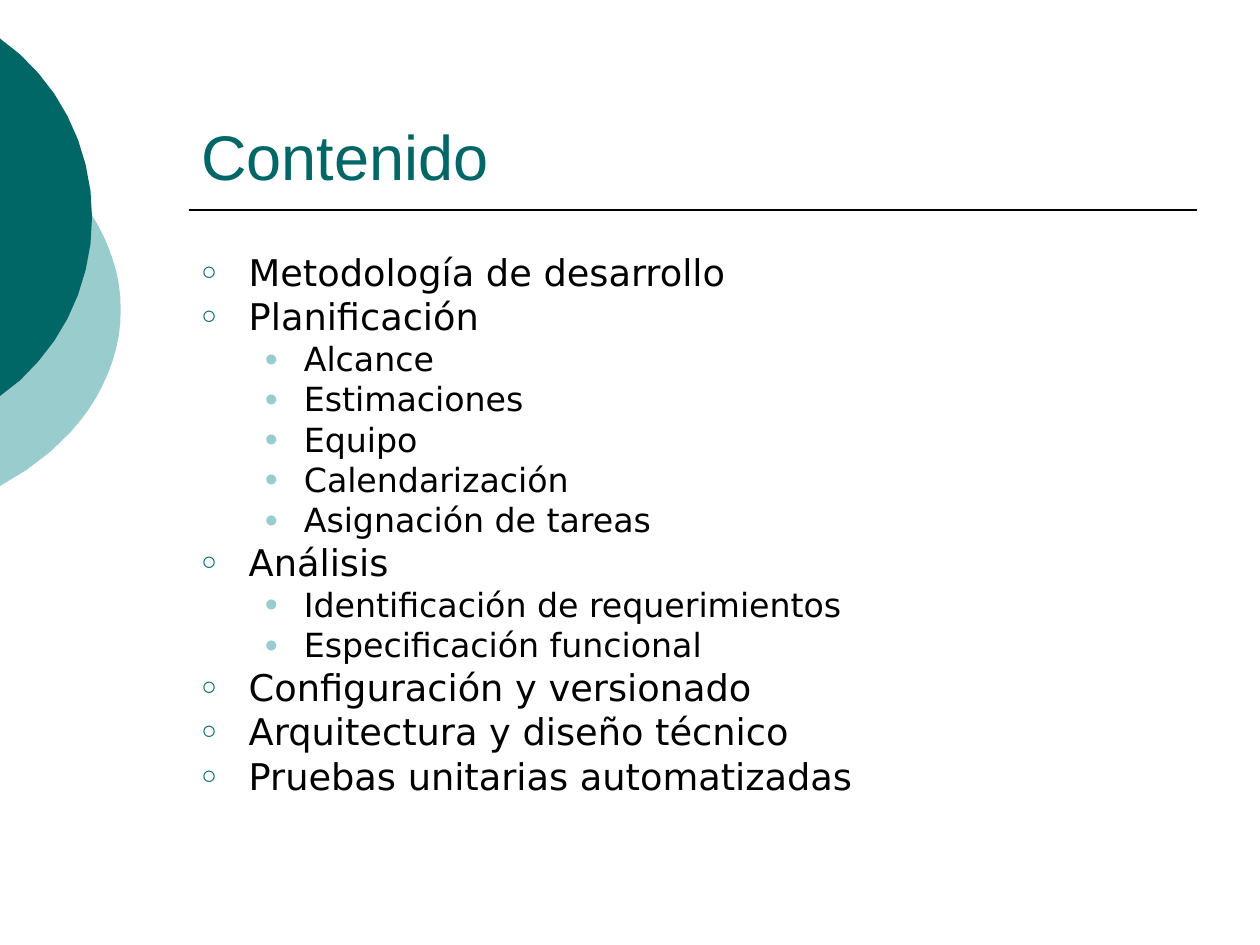
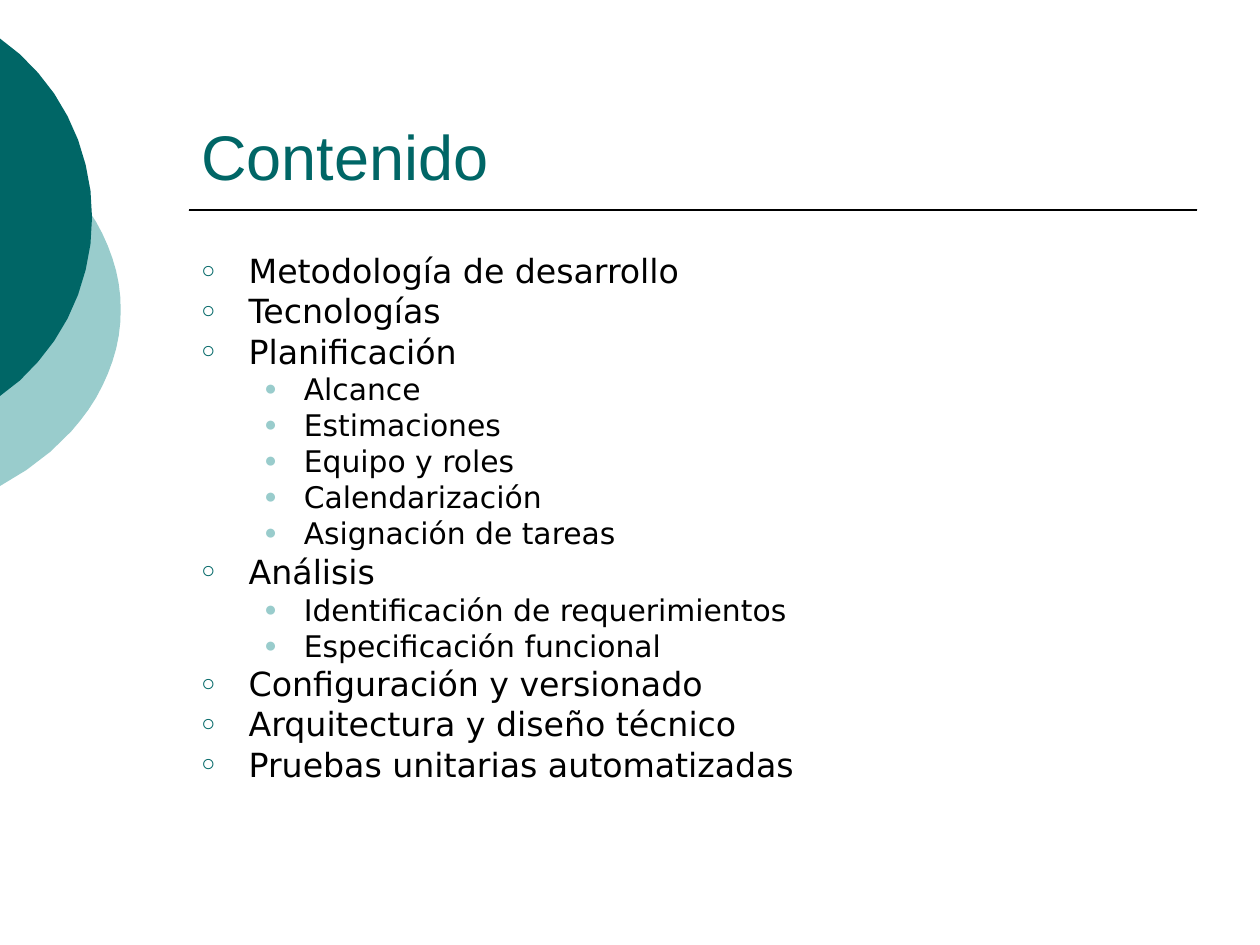
Before and after one commit to ingevy/taller-desarrollo-proyectos-ii-2do-2010, a slide deck: slide 2 of doc/presentaciones/Presentación inicial.ppt. Drawn at 1260x945 pixels with LibreOffice and Linux fonts; fonts in the diff are those of the drawing. Boxes give left, top, right and bottom in pixels: in the first picture for what was removed or moved away, otherwise in the second. Text is boxed around its words. In the diff, an @@ line names an element or a change of style, - is before the commit and + after.

```diff
--- a/doc/presentaciones/Presentación inicial.ppt
+++ b/doc/presentaciones/Presentación inicial.ppt
@@ text at (249,256,794,778): size 21 to 19 pt in "Metodología de desarrollo", "Planificación", "Análisis", "Configuración y versionado" and 2 more places; size 19 to 17 pt in "Alcance", "Estimaciones", "Calendarización", "Asignación de tareas" and 2 more places @@
@@ text at (249,296,441,330): paragraph added @@
+○ Tecnologías
@@ text at (304,449,514,479): text changed; size 19 to 17 pt @@
-  ● Equipo
+  ● Equipo y roles
```
Also in this commit, not shown: 8 slides added, 1 slide removed.
